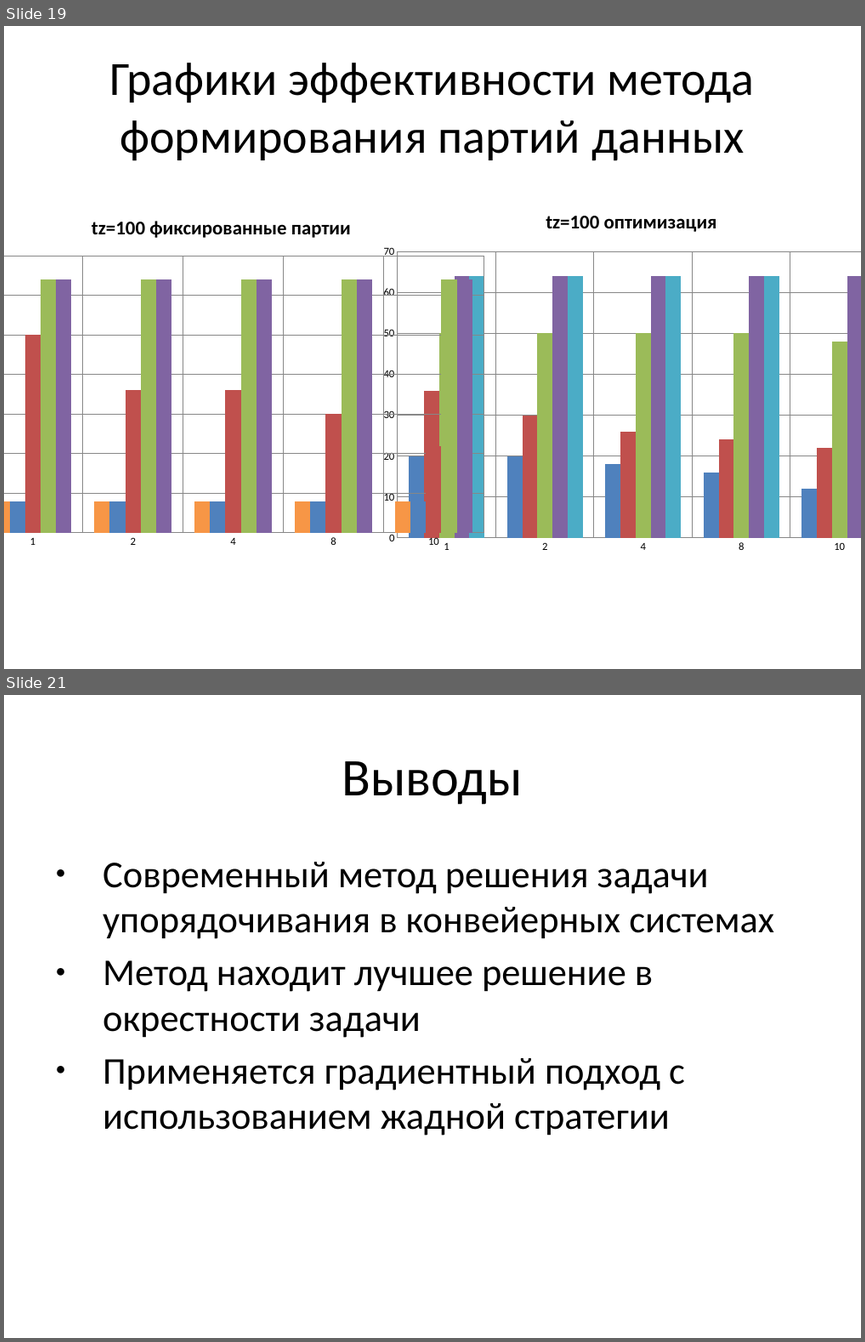
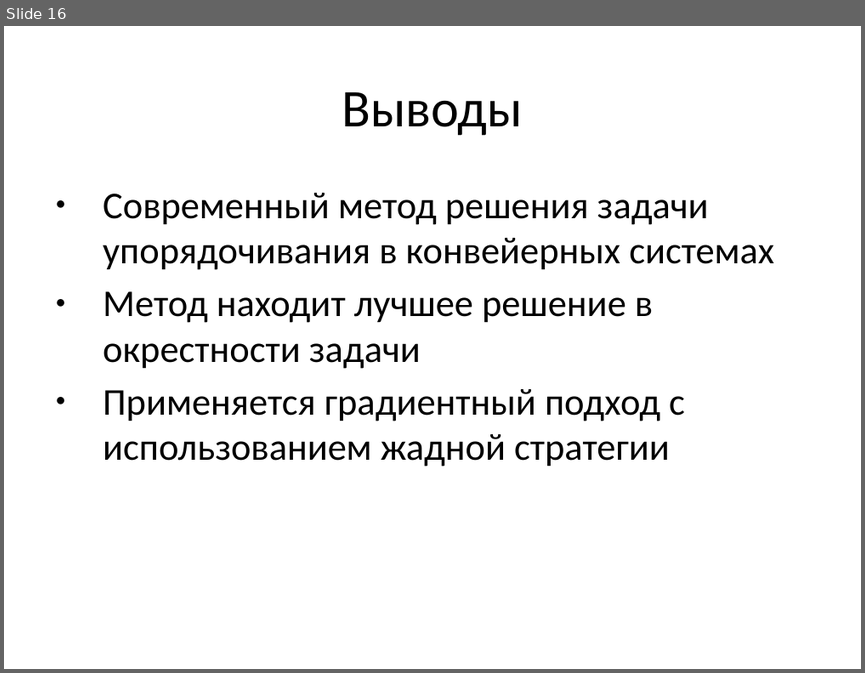
Before and after one commit to sasha2567/diplom, a slide deck: К защите/Саша/В диплом/На защиту/На защиту.pptx. Shown one above the other, each under a label of ours: slides 19 and 21 before the commit, slide 16 after it; the slides between them are not shown. The pictures are 865x1342 and 865x673 pixels, drawn with LibreOffice and Linux fonts; fonts in the diff are those of the drawing. Boxes give left, top, right and bottom in pixels: in the first picture for what was removed or moved away, otherwise in the second. Text is boxed around its words. In the diff, an @@ line names an element or a change of style, - is before the commit and + after.

```diff
--- a/К защите/Саша/В диплом/На защиту/На защиту.pptx
+++ b/К защите/Саша/В диплом/На защиту/На защиту.pptx
@@ slide 19 removed at <box>4,26,861,669</box>, background #FFFFFF @@
@@ title removed at <box>109,63,755,161</box> @@
-Графики эффективности метода формирования партий данных
@@ column chart removed at <box>4,200,525,567</box> @@
-title "tz=100 фиксированные партии"
-categories: 1, 2, 4, 8, 10
-Series 1: 8, 8, 8, 8, 8
-Series 2: 8, 8, 8, 8, 8
-Series 3: 50, 36, 36, 30, 22
-Series 4: 64, 64, 64, 64, 64
-Series 5: 64, 64, 64, 64, 64
@@ column chart removed at <box>335,194,861,573</box> @@
-title "tz=100 оптимизация"
-categories: 1, 2, 4, 8, 10
-Series 1: 20, 20, 18, 16, 12
-Series 2: 36, 30, 26, 24, 22
-Series 3: 50, 50, 50, 50, 48
-Series 4: 64, 64, 64, 64, 64
-Series 5: 64, 64, 64, 64, 64
@@ what was slide 21 is now slide 16 @@
```
Also in this commit, not shown: 4 slides changed, 1 slide added, 4 other slides removed, 5 other files.
